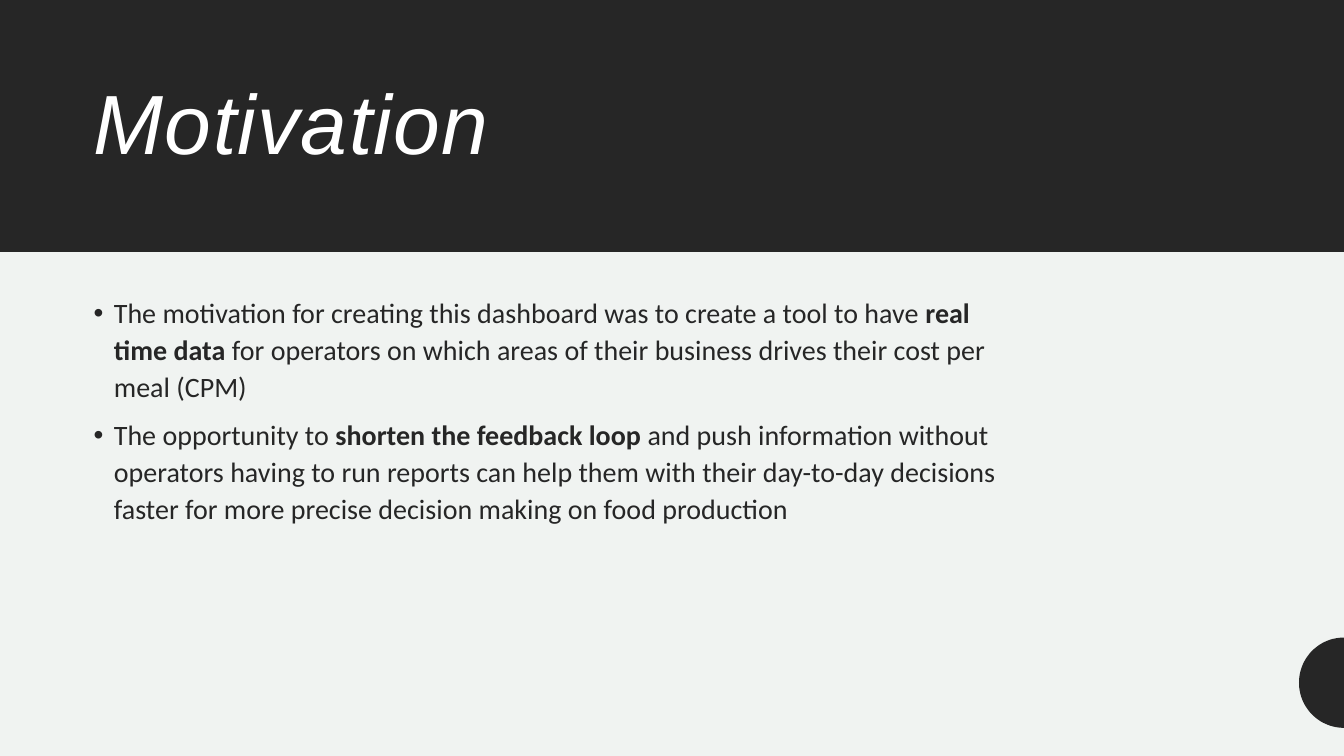
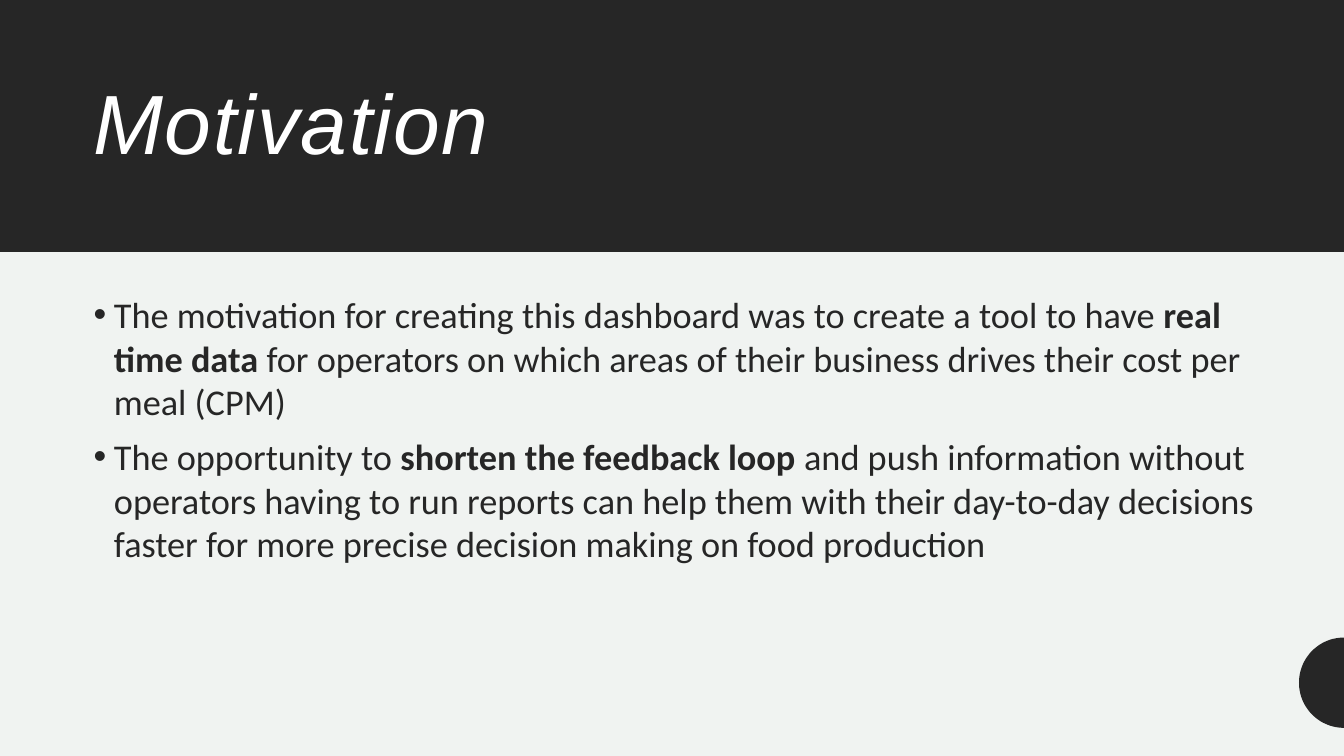
Before and after one commit to meferral/Menu_Dashboard, a slide deck: slide 4 of Capstone_Menu_Dashboard.pptx. Drawn at 1344x756 pixels with LibreOffice and Linux fonts; fonts in the diff are those of the drawing. Boxes give left, top, right and bottom in pixels: in the first picture for what was removed or moved away, otherwise in the second. Text is boxed around its words. In the diff, an @@ line names an element or a change of style, - is before the commit and + after.

```diff
--- a/Capstone_Menu_Dashboard.pptx
+++ b/Capstone_Menu_Dashboard.pptx
@@ text "The motivation for creating this ..." at (x1=114, y1=302, x2=1254, y2=564): size 20 to 25.9 pt; line spacing 1.1 to 1 @@
```
Also in this commit, not shown: 6 other slides changed, 1 slide added, 6 other files.
